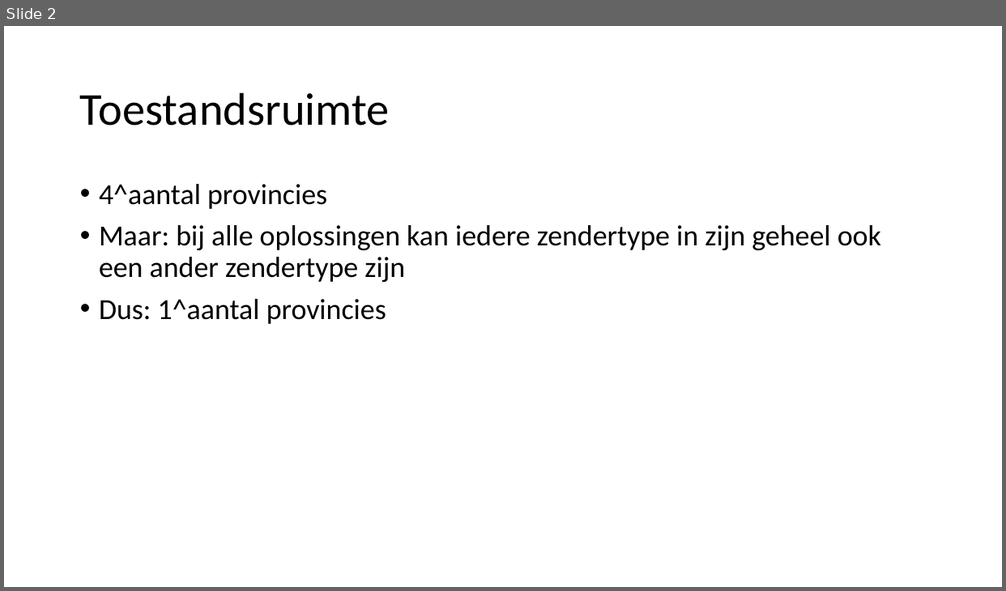
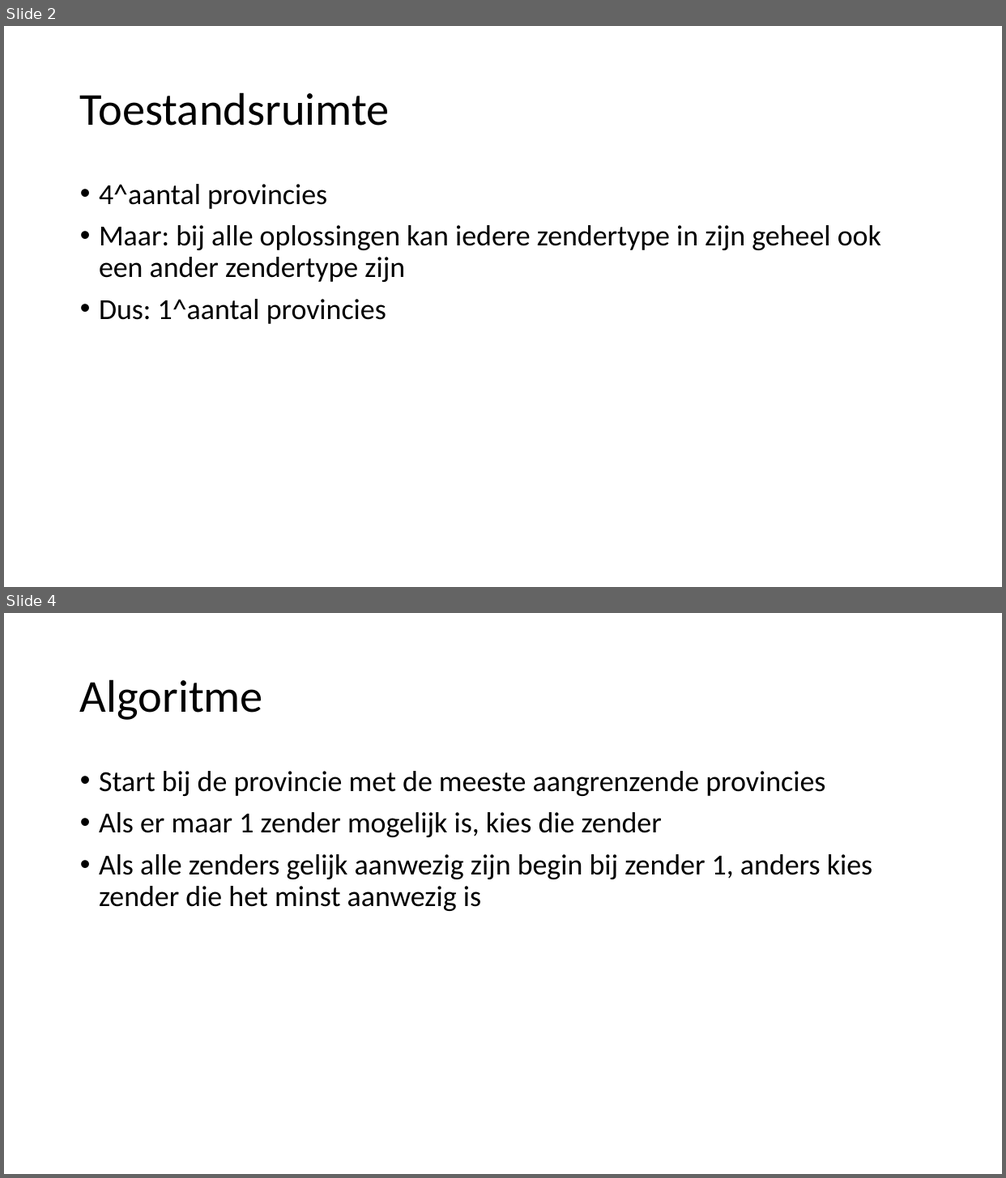
Before and after one commit to Tomttaw/Radio-Russia, a slide deck: powerpoint week 2.pptx. Shown one above the other, each under a label of ours: slide 2 before the commit, slides 2 and 4 after it; the slides between them are not shown. The pictures are 1006x591 and 1006x1178 pixels, drawn with LibreOffice and Linux fonts; fonts in the diff are those of the drawing. Boxes give left, top, right and bottom in pixels: in the first picture for what was removed or moved away, otherwise in the second. Text is boxed around its words. In the diff, an @@ line names an element or a change of style, - is before the commit and + after.

```diff
--- a/powerpoint week 2.pptx
+++ b/powerpoint week 2.pptx
@@ slide 4 added at <box>4,613,1002,1174</box>, background #FFFFFF @@
@@ title added at <box>80,679,263,720</box>, 44 pt, text #000000 @@
+Algoritme
@@ text added at <box>99,771,872,911</box>, 28 pt, text #000000 @@
+• Start bij de provincie met de meeste aangrenzende provincies
+• Als er maar 1 zender mogelijk is, kies die zender
+• Als alle zenders gelijk aanwezig zijn begin bij zender 1, anders kies zender die het minst aanwezig is
```
Also in this commit, not shown: 1 slide changed, 1 other slide added, 1 slide removed, 1 other file.
